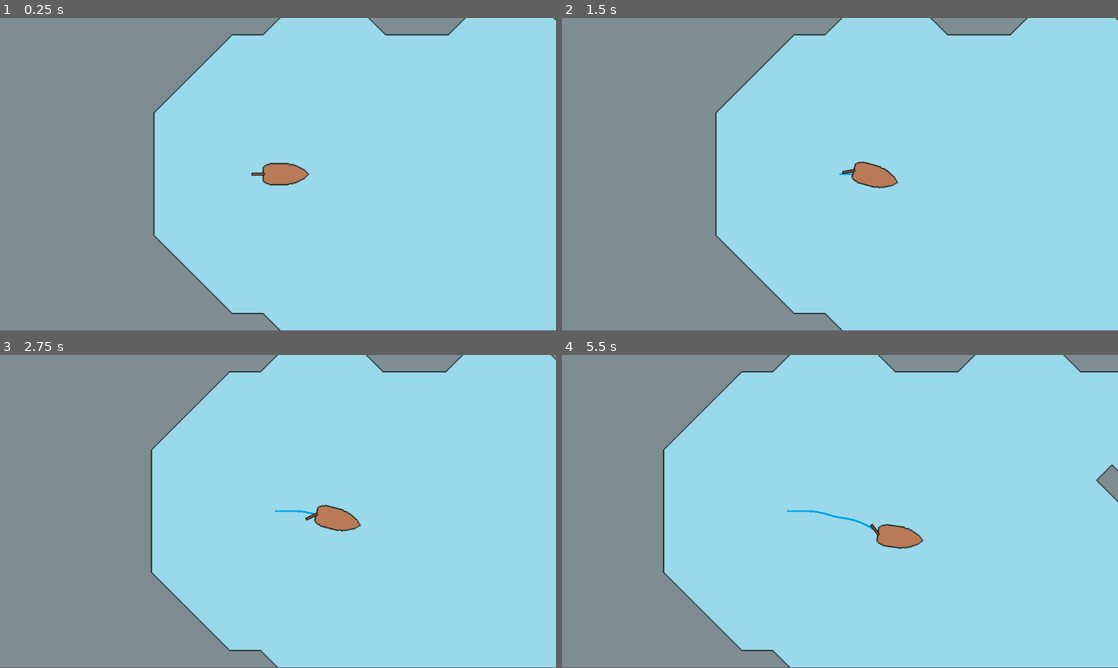
Above: before the commit, frames 1-4 (two rows, left to right).
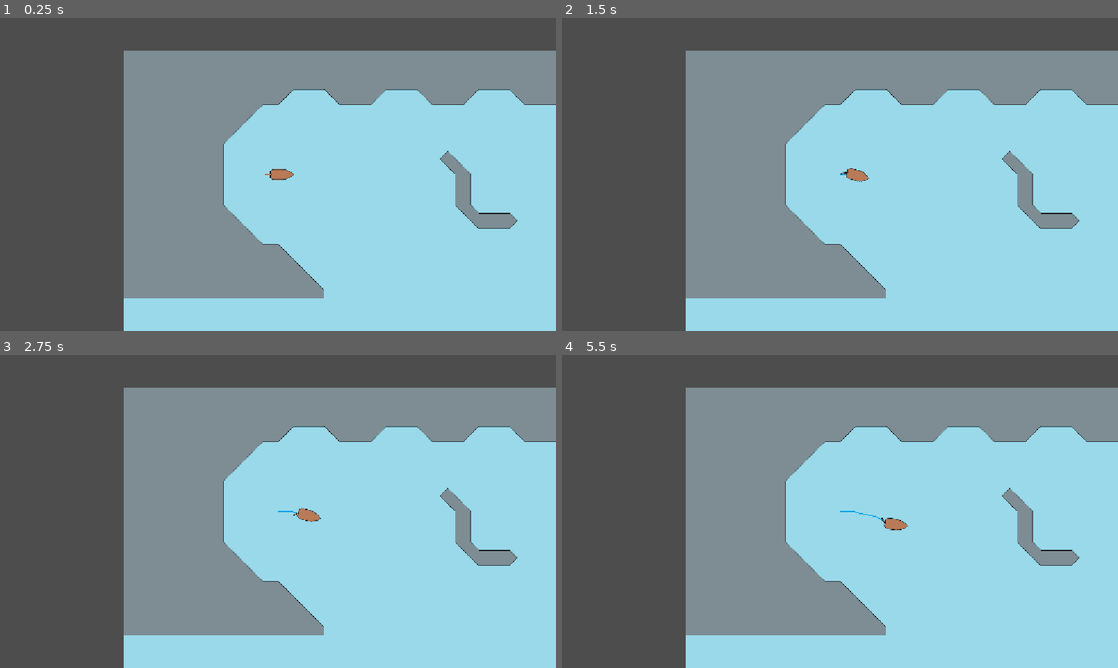
Above: after the commit, the same moments.

Repository: darren56brown/Sailboat
Game: Godot game, scene res://world.tscn
Same seed, same stepped clock (60 frames per second), same inputs: the game is played once before the commit and once after it.
Inputs:
- Up to frame 1 (0.25 s): no input
- Up to frame 2 (1.5 s): hold D (steer_right) 0.53-1.28 s; tap S (center_rudder) at 0.6, 1.35 s; hold A (steer_left) from 1.28 s (still down)
- Up to frame 3 (2.75 s): release A (steer_left) at 2.03 s; hold D (steer_right) from 2.03 s (still down); tap S (center_rudder) at 2.1 s
- Up to frame 4 (5.5 s): tap S (center_rudder) every 0.75 s from 2.85 to 5.1 s; release D (steer_right) at 3.53 s; hold A (steer_left) from 3.53 s (still down)
The window is 800x449 before the commit and 800x450 after it. Grey fills any space a smaller window leaves; there, only what the larger window draws over its background counts as a difference.

The runs differ from the first frame. In frame 1, 54% of the frame differs, in the area x 0-100%, y 0-100%; in frame 2, 54%; in frame 3, 55%; in frame 4, 59%.

Commit message:
remove 2x scale and centered boat initially

Diff:
--- a/project.godot
+++ b/project.godot
@@ -17,7 +17,6 @@
 [display]
 
 window/stretch/mode="canvas_items"
-window/stretch/scale=2.0
 
 [input]
 
--- a/world.tscn
+++ b/world.tscn
@@ -64,11 +64,12 @@
 [node name="World" type="Node2D" unique_id=1897879694]
 
 [node name="WaterLayer" type="TileMapLayer" parent="." unique_id=705823191]
+position = Vector2(576, 324)
 tile_map_data = PackedByteArray("AAD9//3/AAAAAAAAAAD9//7/AAAAAAAAAAD9////AAAAAAAAAAD9/wAAAAAAAAAAAAD9/wEAAAAAAAAAAAD9/w …(12880 unchanged characters)…
 tile_set = SubResource("TileSet_dwbse")
 
 [node name="RockLayer" type="TileMapLayer" parent="." unique_id=1398720620]
-position = Vector2(-16, 0)
+position = Vector2(576, 324)
 tile_map_data = PackedByteArray("AAD8//7/AAACAAEAAAD8////AAACAAEAAAD8/wAAAAACAAEAAAD8/wEAAAACAAEAAAD8//3/AAADAAAAAAD8/w …(4096 unchanged characters)…
 tile_set = SubResource("TileSet_aqk2v")
 
@@ -81,3 +82,4 @@
 target_path = NodePath("../Boat")
 
 [node name="Boat" parent="." unique_id=28938317 instance=ExtResource("1_f3sb7")]
+position = Vector2(576, 324)
